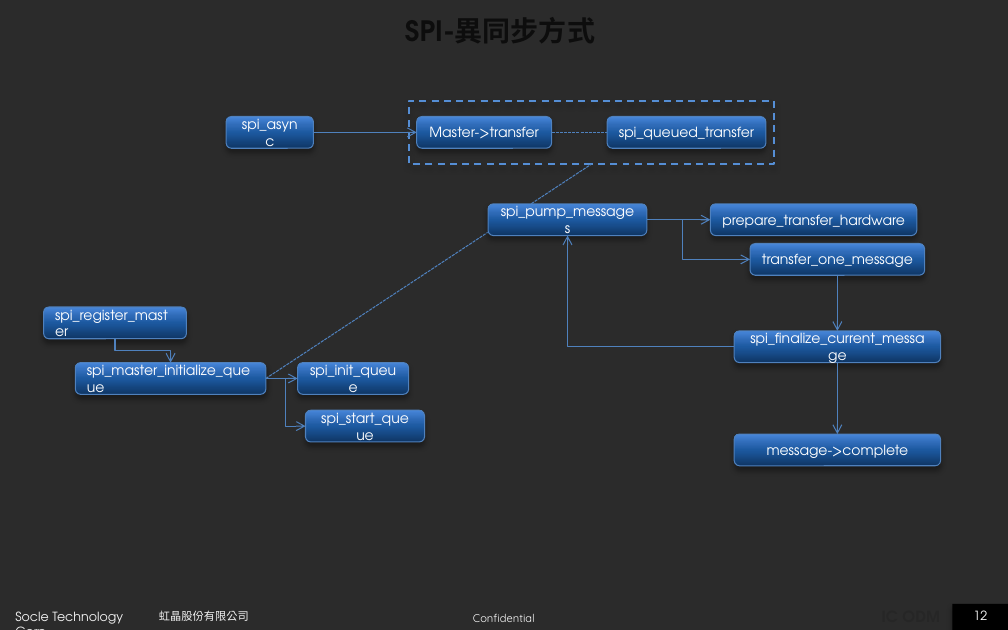
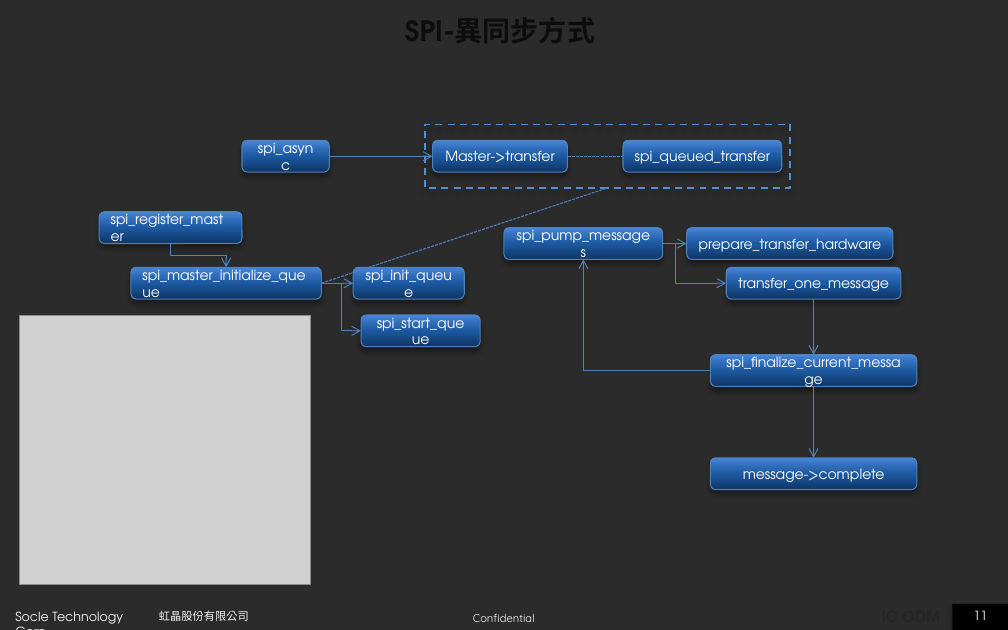
Before and after one commit to JomaskTsai/ppt_linux, a slide deck: slide 11 of spi_report_ben.pptx (slide 12 before the commit). Drawn at 1008x630 pixels with LibreOffice and Linux fonts; fonts in the diff are those of the drawing; grey boxes stand for pictures; background and template pictures are left out; a plain dark background stands for a picture behind light text. Boxes give left, top, right and bottom in pixels: in the first picture for what was removed or moved away, otherwise in the second. Text is boxed around its words. In the diff, an @@ line names an element or a change of style, - is before the commit and + after.

```diff
--- a/spi_report_ben.pptx
+++ b/spi_report_ben.pptx
@@ 4 rounded rectangles, 1 rectangle, 1 line, 1 arrow: place and size @@
-4 rounded rectangles, 1 rectangle, 1 line, 1 arrow at (226,101,774,235)
+4 rounded rectangles, 1 rectangle, 1 line, 1 arrow at (242,125,789,259)
@@ line moved from (266, 378) - (592, 164) to (322, 283) - (607, 188) @@
@@ 4 rounded rectangles, 2 elbow arrows, 1 arrow: place and size @@
-4 rounded rectangles, 2 elbow arrows, 1 arrow at (43,307,424,442)
+4 rounded rectangles, 2 elbow arrows, 1 arrow at (99,212,480,346)
@@ elbow arrow moved from (734, 347) - (568, 236) to (711, 371) - (584, 259) @@
@@ elbow arrow moved from (647, 220) - (750, 259) to (662, 244) - (726, 283) @@
@@ arrow moved from (647, 220) - (711, 220) to (662, 244) - (686, 244) @@
@@ 4 rounded rectangles, 2 arrows: place and size @@
-4 rounded rectangles, 2 arrows at (711,204,940,466)
+4 rounded rectangles, 2 arrows at (686,228,917,489)
@@ picture added at (20,314,311,584) @@
@@ page number at (973,610,987,620): text changed @@
-12
+11
```
Also in this commit, not shown: 3 other slides changed, 2 slides added, 3 slides removed.
